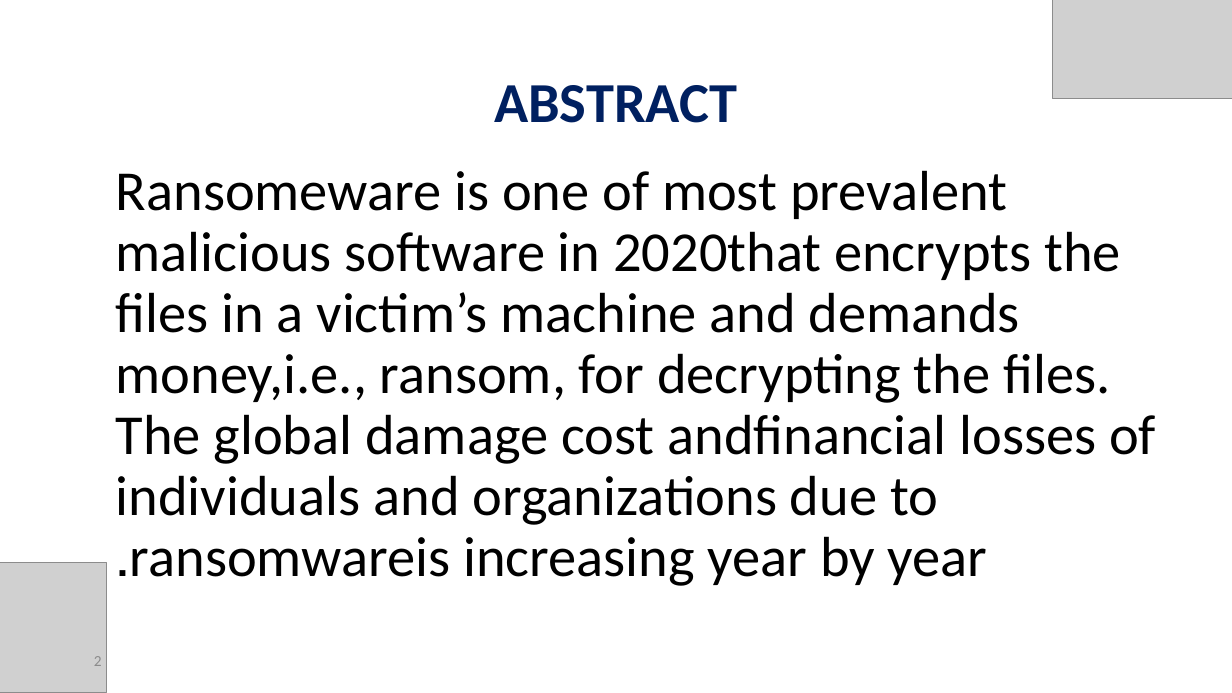
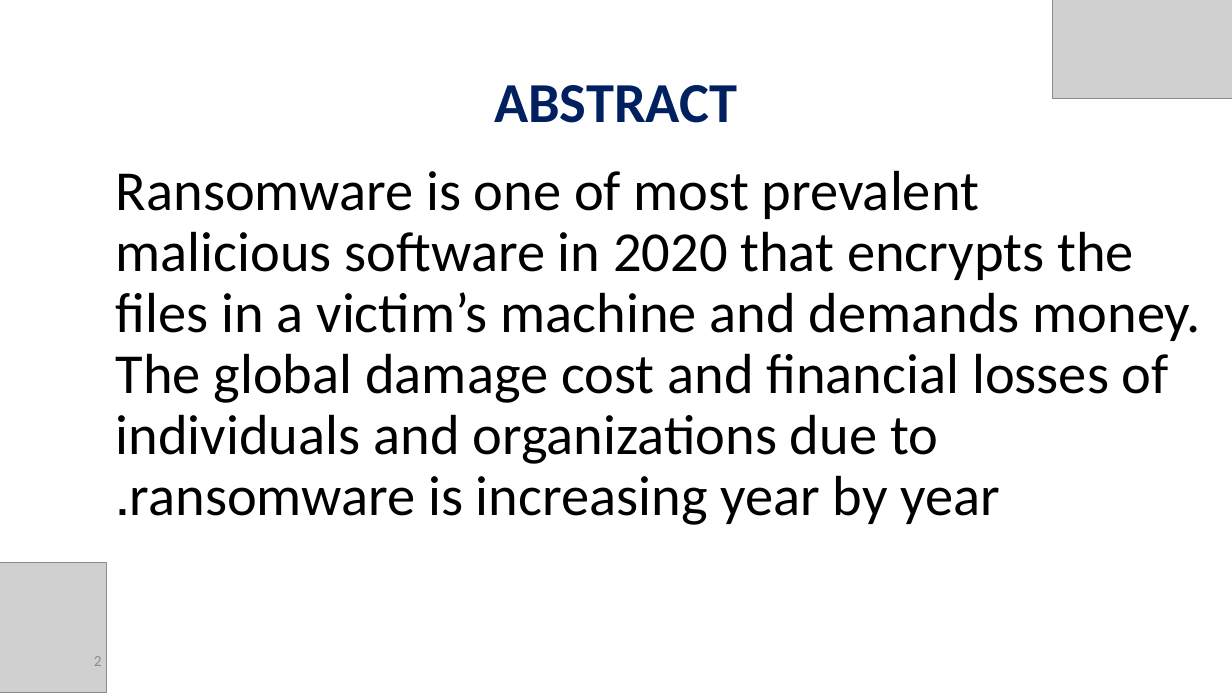
Before and after one commit to orelrahum/Ransomware_Code, a slide deck: slide 2 of Presentation.pptx. Drawn at 1232x693 pixels with LibreOffice and Linux fonts; fonts in the diff are those of the drawing; grey boxes stand for pictures. Boxes give left, top, right and bottom in pixels: in the first picture for what was removed or moved away, otherwise in the second. Text is boxed around its words. In the diff, an @@ line names an element or a change of style, - is before the commit and + after.

```diff
--- a/Presentation.pptx
+++ b/Presentation.pptx
@@ text at [116, 170, 1201, 525]: text changed @@
-Ransomeware is one of most prevalent malicious software in 2020that encrypts the files in a victim’s machine and demands money,i.e., ransom, for decrypting the files. The global damage cost andfinancial losses of individuals and organizations due to ransomwareis increasing year by year.
+Ransomware is one of most prevalent malicious software in 2020 that encrypts the files in a victim’s machine and demands money. The global damage cost and financial losses of individuals and organizations due to ransomware is increasing year by year.
```
Also in this commit, not shown: 8 other slides changed, 7 slides added, 1 slide removed, 50 other files.
